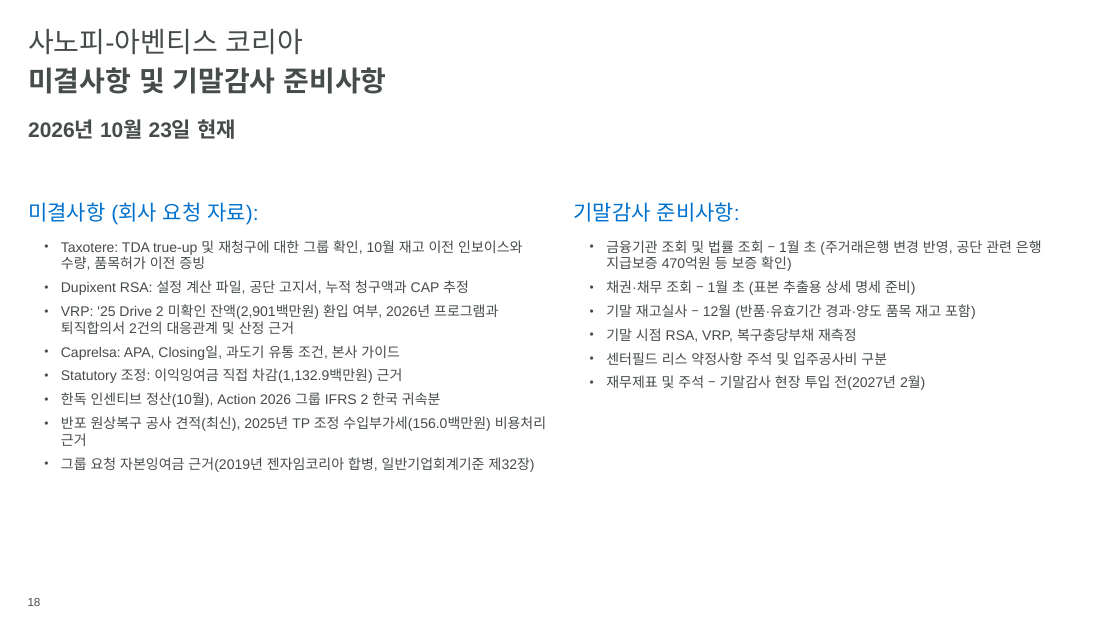
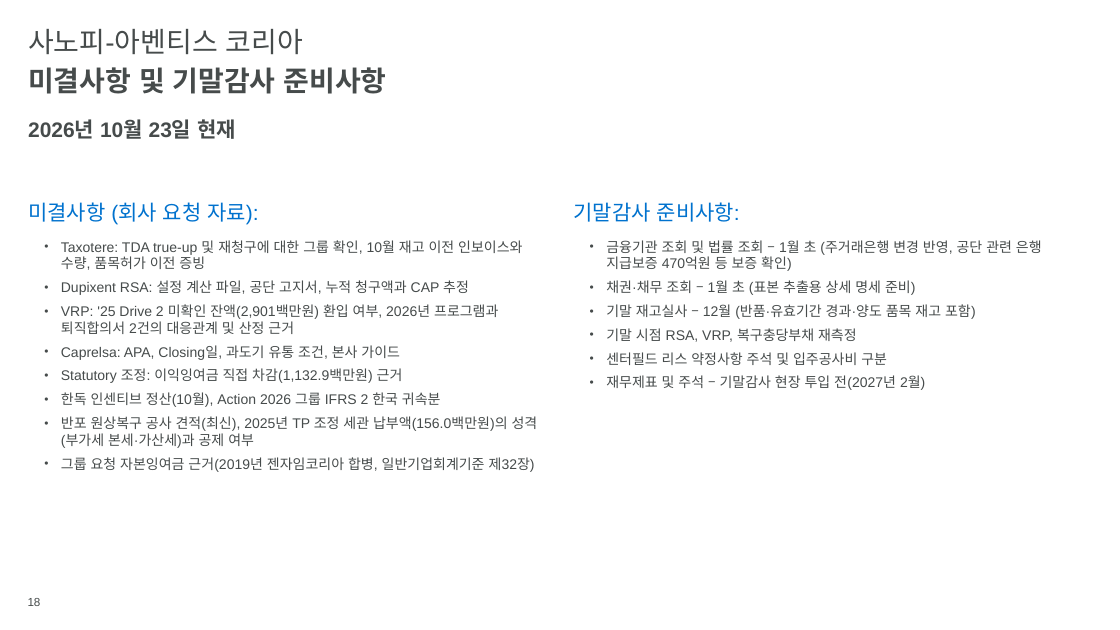
Before and after one commit to hansesle-maker/code, a slide deck: slide 18 of deliverables/SAK_FY2026_Interim_Closing_KO.pptx. Drawn at 1120x630 pixels with LibreOffice and Linux fonts; fonts in the diff are those of the drawing; background and template pictures are left out. Boxes give left, top, right and bottom in pixels: in the first picture for what was removed or moved away, otherwise in the second. Text is boxed around its words. In the diff, an @@ line names an element or a change of style, - is before the commit and + after.

```diff
--- a/deliverables/SAK_FY2026_Interim_Closing_KO.pptx
+++ b/deliverables/SAK_FY2026_Interim_Closing_KO.pptx
@@ text at box(61, 416, 538, 448): text changed @@
-  • 반포 원상복구 공사 견적(최신), 2025년 TP 조정 수입부가세(156.0백만원) 비용처리 근거
+  • 반포 원상복구 공사 견적(최신), 2025년 TP 조정 세관 납부액(156.0백만원)의 성격(부가세 본세·가산세)과 공제 여부
```
Also in this commit, not shown: 1 other slide changed.
